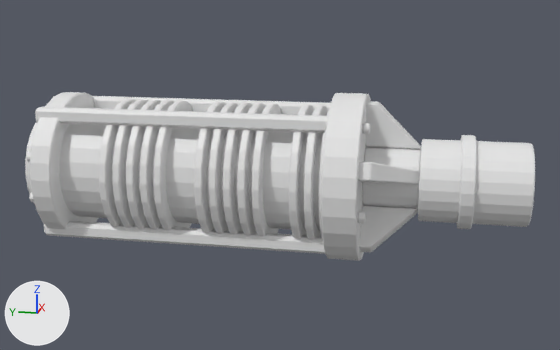
Renders of the OBJ model Assets/Resources/Models/Ricochet_M0/recoil.obj from each side of a commit.
Before and after are seen from a 50 mm camera at (-1.405, -1.03, 0.348) aimed at (0.001, -0.748, -0.004). The lights are fixed; the arrows at lower left show +X, +Y and +Z. The first picture is the older version. Where no turn or scale is listed for an object, it has been applied to the vertices.

In view in the first picture: 'recoil'.
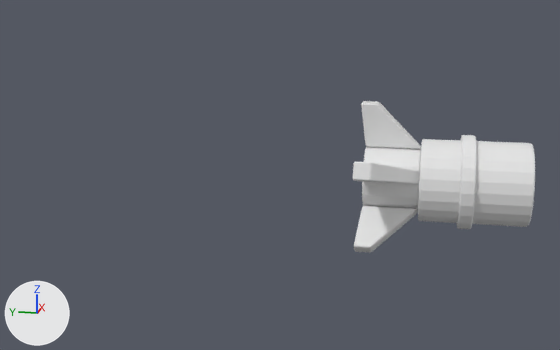
Where the change shows, as pixel boxes [x1, y1, x2, y2] in the pictures (560 x 350 px):
'recoil', reshaped (64% narrower, 11% shorter)
    before: [25, 92, 535, 261]
    after: [353, 101, 535, 252]
part 1 of me_recoil, deleted
    before: [25, 92, 371, 261]

The change, as a diff of the scene's bpy script:
```diff
--- a/Assets/Resources/Models/Ricochet_M0/recoil.obj.py
+++ b/Assets/Resources/Models/Ricochet_M0/recoil.obj.py
@@ me_recoil @@
 # used by ob_recoil; location = (0.0, 0.0, 0.0)
-me_recoil.from_pydata(...)  # 4444 vertices, 8736 faces; spans x -0.155..0.155, y -1.203..-0.28, z -0.155..0.155
+me_recoil.from_pydata(...)  # 691 vertices, 1398 faces; spans x -0.137..0.137, y -1.203..-0.9, z -0.121..0.14
+# me_recoil part 1: 42 loose pieces with 3753 vertices, spanning x -0.155..0.155, y -0.922..-0.28, z -0.155..0.155, are deleted
```
